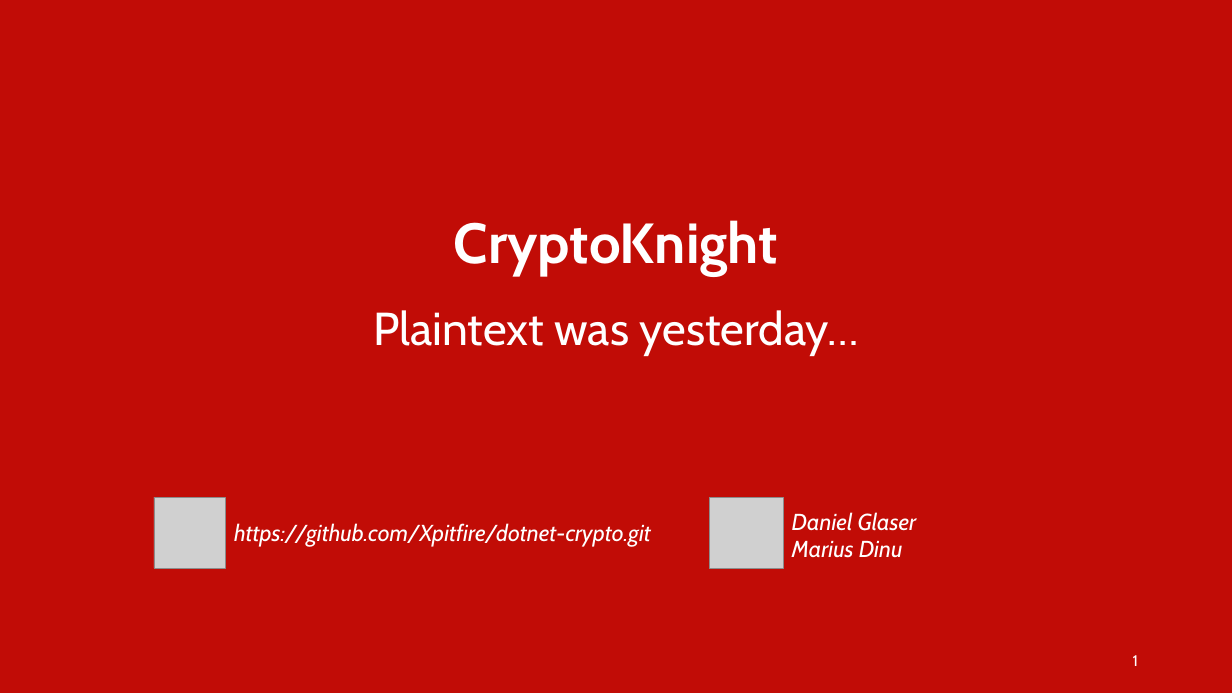
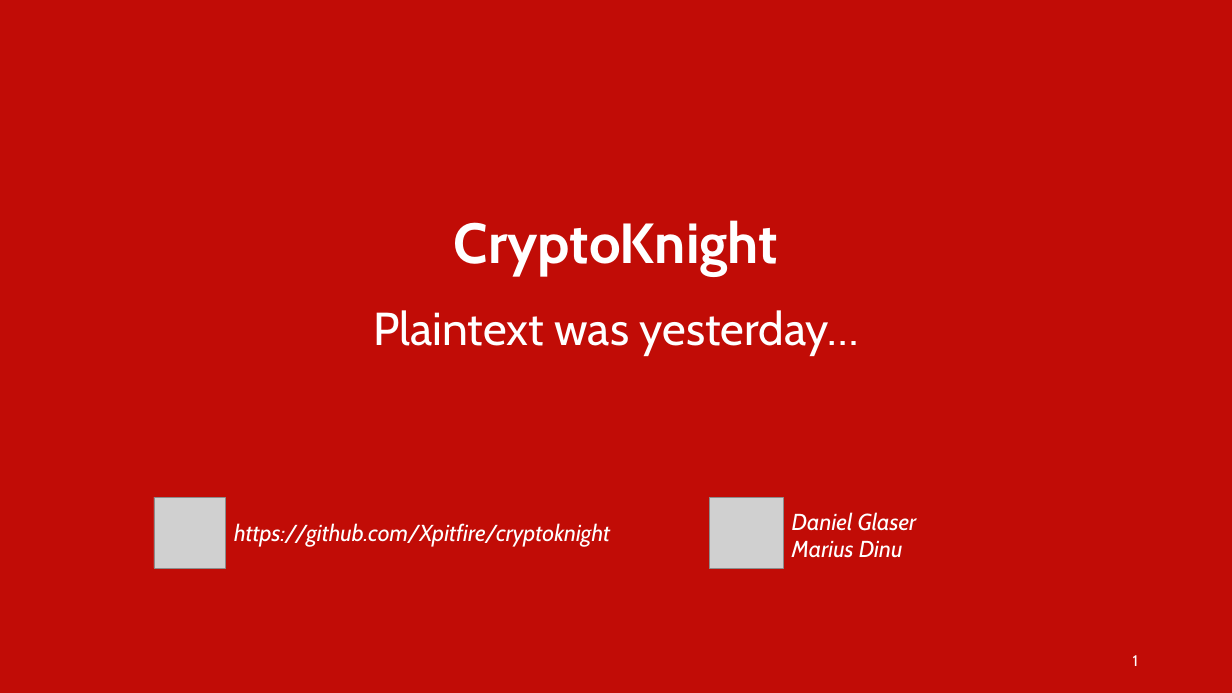
Before and after one commit to Xpitfire/cryptoknight, a slide deck: slide 1 of doc/CryptoKnight.pptx. Drawn at 1232x693 pixels with LibreOffice and Linux fonts; fonts in the diff are those of the drawing; grey boxes stand for pictures. Boxes give left, top, right and bottom in pixels: in the first picture for what was removed or moved away, otherwise in the second. Text is boxed around its words. In the diff, an @@ line names an element or a change of style, - is before the commit and + after.

Commit message:
Updated presentation

```diff
--- a/doc/CryptoKnight.pptx
+++ b/doc/CryptoKnight.pptx
@@ text at <box>234,523,610,547</box>: text changed @@
-https://github.com/Xpitfire/dotnet-crypto.git
+https://github.com/Xpitfire/cryptoknight
```
